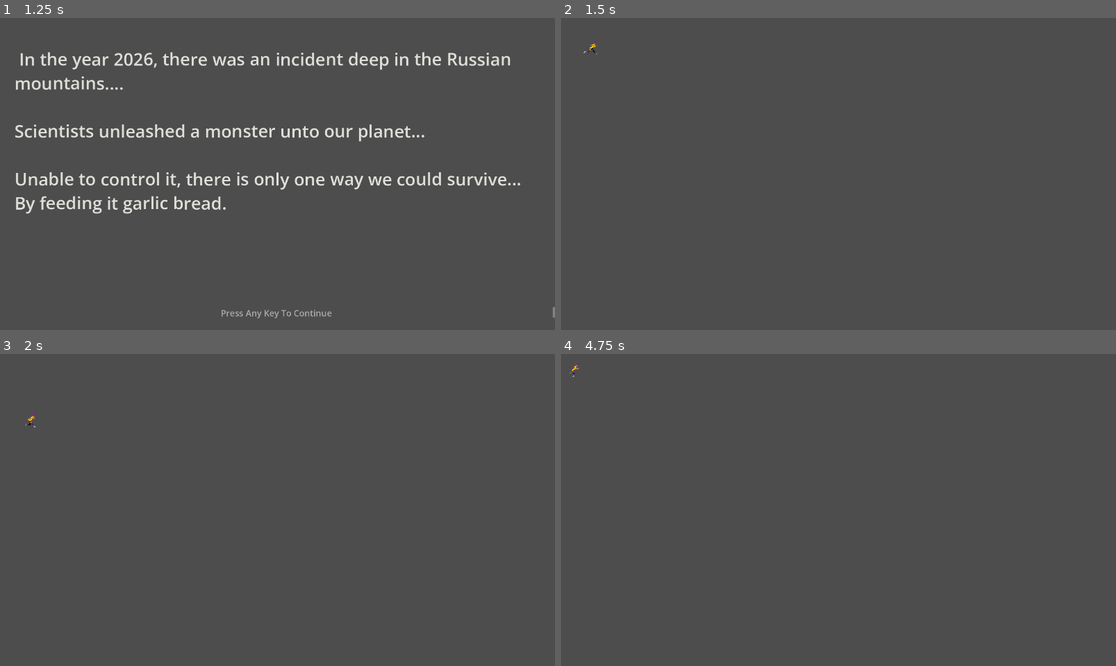
Above: before the commit, frames 1-4 (two rows, left to right).
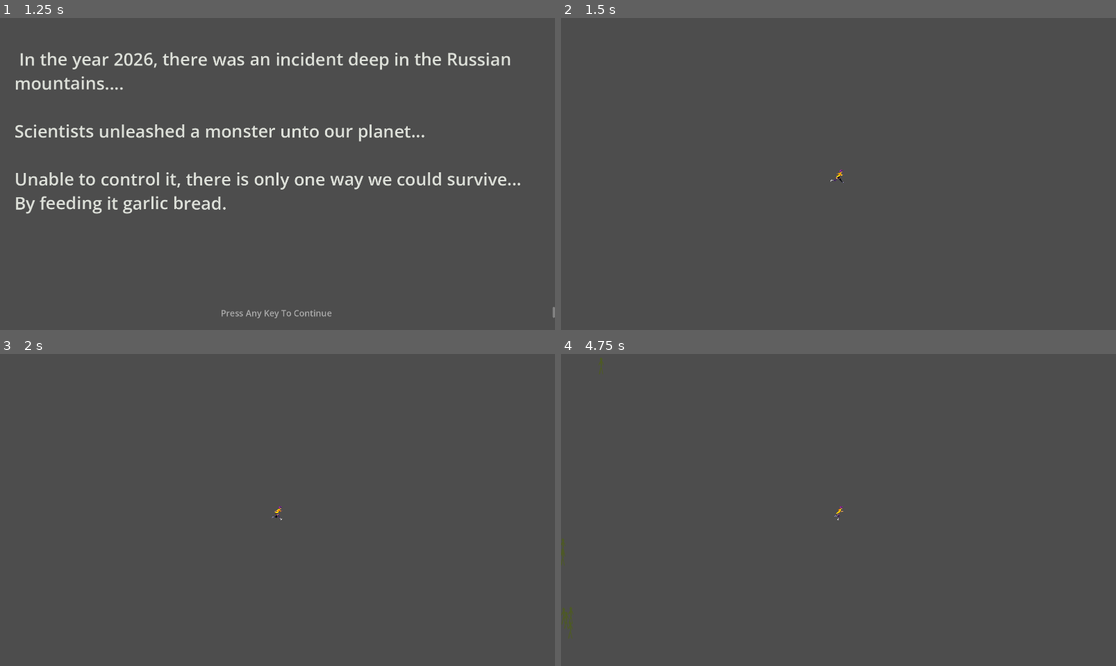
Above: after the commit, the same moments.

Repository: Falmenca/Garlic-Bread
Game: Godot game, scene res://Pages/Main_Menu.tscn
The game is run twice, just before and just after one commit, with the same random seed, the same clock (stepped at 60 frames per second) and the same inputs.
Inputs (mouse positions are in pixels of both pictures, inside the frame that each line leads up to):
- Up to frame 1 (1.25 s): tap Enter (ui_accept) at 0.5 s; move the mouse to (399, 158) at 0.52 s; hold Right (ui_right) from 0.53 s (still down); hold Enter (ui_accept) from 0.53 s (still down); click (399, 158) at 0.67 s
- Up to frame 2 (1.5 s): move the mouse to (727, 189) at 1.27 s; release Right (ui_right) at 1.28 s; release Enter (ui_accept) at 1.28 s; hold Down (ui_down) from 1.28 s (still down); tap Enter (ui_accept) at 1.35 s
- Up to frame 3 (2 s): keep holding Down (ui_down); tap Enter (ui_accept) at 1.52, 1.82 s
- Up to frame 4 (4.75 s): move the mouse to (894, 441) at 2.02 s; release Down (ui_down) at 2.03 s; hold Right (ui_right) 2.03-2.78 s; hold Enter (ui_accept) 2.03-2.78 s; move the mouse to (810, 572) at 2.77 s; hold Up (ui_up) 2.78-3.53 s; tap Enter (ui_accept) at 2.85, 3.02, 3.32, 4.35, 4.52 s; click (810, 572) at 2.92 s; move the mouse to (1005, 556) at 3.52 s; hold Enter (ui_accept) 3.53-4.28 s; hold Left (ui_left) from 3.53 s (still down); tap Escape (Pause) at 4.15 s; move the mouse to (672, 463) at 4.27 s

Frame 1 is identical in both runs. In frame 2, less than 0.1% of the frame differs, in the area x 4-51%, y 7-53%; in frame 3, less than 0.1%; in frame 4, 0.2%, in the area x 0-51%, y 1-92%.

Commit message:
spawner func

Diff:
--- /dev/null
+++ b/garlic/JSON/enemies.json
@@ -0,0 +1,8 @@
+{
+	"example_enemy": {
+		"name": "test",
+		"image": "Assets/Enemies/temp.png",
+		"health": 10,
+		"speed": 1
+	}
+}
--- a/garlic/Levels/01/Level_1.tscn
+++ b/garlic/Levels/01/Level_1.tscn
@@ -10,6 +10,7 @@
 [ext_resource type="Texture2D" uid="uid://bvn8ud2514fle" path="res://Assets/Player/2d/run/run-7.png" id="8_n8pw0"]
 [ext_resource type="Texture2D" uid="uid://ioq6ukdnw4u5" path="res://Assets/Player/2d/run/run-8.png" id="9_nbtvi"]
 [ext_resource type="PackedScene" uid="uid://d2ukcxle2ssa8" path="res://Pages/Utility/Pause_Menu.tscn" id="10_l27a8"]
+[ext_resource type="Script" uid="uid://dca3xtt2haijm" path="res://Scripts/Enemy/EnemySpawner.gd" id="11_48qom"]
 
 [sub_resource type="SpriteFrames" id="SpriteFrames_ytrmd"]
 resource_local_to_scene = true
@@ -51,7 +52,6 @@
 [node name="Level1" type="Node2D" unique_id=810896735]
 
 [node name="Player" type="CharacterBody2D" parent="." unique_id=1571596404]
-position = Vector2(107, 66)
 disable_mode = 2
 script = ExtResource("2_8230u")
 
@@ -64,4 +64,11 @@
 [node name="CollisionShape2D" type="CollisionShape2D" parent="Player" unique_id=1327011017]
 shape = SubResource("RectangleShape2D_3i7jw")
 
-[node name="PauseMenu" parent="." unique_id=452110955 instance=ExtResource("10_l27a8")]
+[node name="Camera2D" type="Camera2D" parent="Player" unique_id=1396201891]
+
+[node name="CanvasLayer" type="CanvasLayer" parent="." unique_id=1886375083]
+
+[node name="PauseMenu" parent="CanvasLayer" unique_id=452110955 instance=ExtResource("10_l27a8")]
+
+[node name="EnemySpawner" type="Node" parent="." unique_id=223161783]
+script = ExtResource("11_48qom")
--- /dev/null
+++ b/garlic/Scripts/Enemy/EnemySpawner.gd
@@ -0,0 +1,31 @@
+## Spawns enemy around the player in a circle
+# todo:
+# timer and spawn rules
+# read rest of data from json into enemy
+
+extends Node
+
+const SPAWN_RADIUS = 1200
+
+@onready var file = FileAccess.open("res://JSON/enemies.json", FileAccess.READ)
+@onready var enemies = JSON.parse_string(file.get_as_text())
+@onready var player = get_node("../Player")
+@onready var enemy_blueprint = preload("res://Scripts/Enemy/enemy.tscn")
+@onready var enemy_instance
+
+func spawn_enemy(type: String) -> void:
+	var spawn_angle = randf_range(0, TAU)
+	var x_pos = player.position.x+cos(spawn_angle)*SPAWN_RADIUS
+	var y_pos = player.position.y+sin(spawn_angle)*SPAWN_RADIUS
+	var enemy_pos: Vector2 = Vector2(x_pos, y_pos)
+	enemy_instance = enemy_blueprint.instantiate()
+	var sprite = enemy_instance.get_node("Sprite2D")
+	sprite.texture = load("res://" + enemies[type]["image"])
+	add_child(enemy_instance)
+	enemy_instance.set_position(enemy_pos)
+
+func _ready() -> void:
+	pass
+
+func _process(delta: float) -> void:
+	spawn_enemy("example_enemy")
--- /dev/null
+++ b/garlic/Scripts/Enemy/enemy.tscn
@@ -0,0 +1,10 @@
+[gd_scene format=3 uid="uid://bakptstveujb5"]
+
+[sub_resource type="CircleShape2D" id="CircleShape2D_1i55d"]
+
+[node name="Enemy" type="StaticBody2D" unique_id=671984780]
+
+[node name="CollisionShape2D" type="CollisionShape2D" parent="." unique_id=1203410618]
+shape = SubResource("CircleShape2D_1i55d")
+
+[node name="Sprite2D" type="Sprite2D" parent="." unique_id=212690924]
Binary file added: garlic/Assets/Enemies/temp.png
Not shown, added: garlic/Assets/Enemies/temp.png.import
Not shown, added: garlic/Scripts/Enemy/EnemySpawner.gd.uid
Not shown, changed: .gitignore
